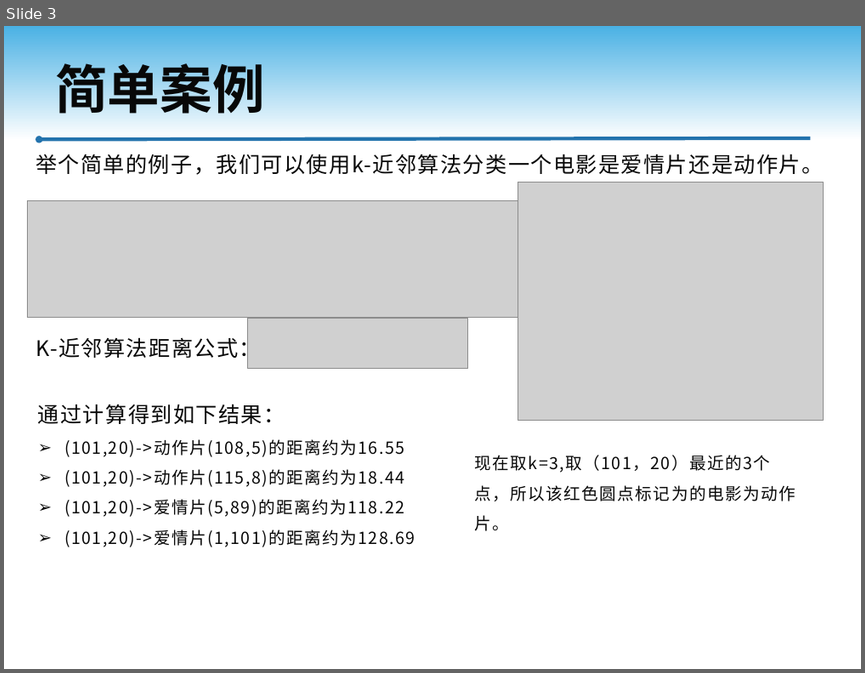
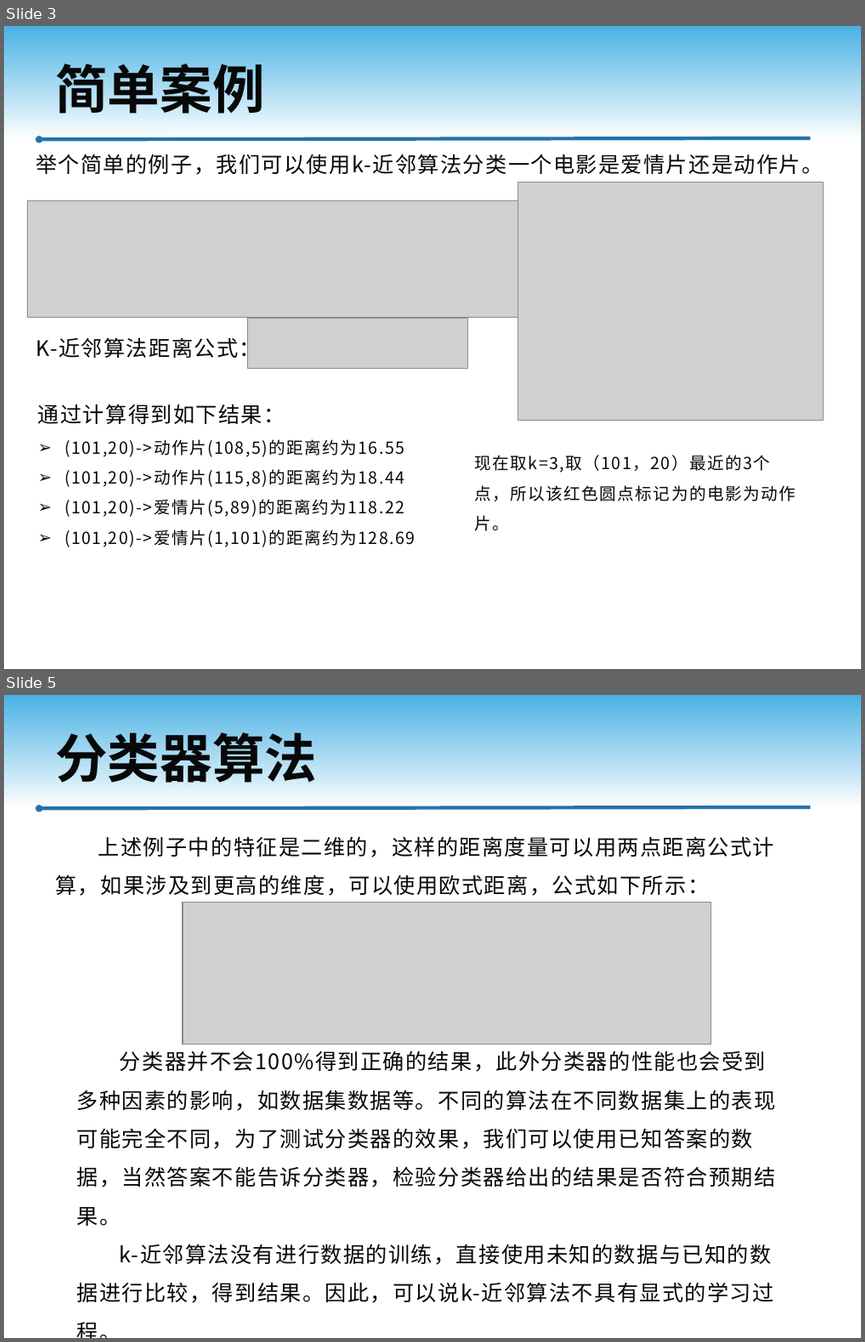
Before and after one commit to RingoTangs/machine-learning, a slide deck: KNN/KNN.pptx. Shown one above the other, each under a label of ours: slide 3 before the commit, slides 3 and 5 after it; the slides between them are not shown. The pictures are 865x673 and 865x1342 pixels, drawn with LibreOffice and Linux fonts; fonts in the diff are those of the drawing; grey boxes stand for pictures; background and template pictures are left out. Boxes give left, top, right and bottom in pixels: in the first picture for what was removed or moved away, otherwise in the second. Text is boxed around its words. In the diff, an @@ line names an element or a change of style, - is before the commit and + after.

```diff
--- a/KNN/KNN.pptx
+++ b/KNN/KNN.pptx
@@ slide 5 added at (4, 695, 861, 1338), background #FFFFFF; not listed: 2 template elements that a slide beside it also shows @@
@@ title added at (55, 732, 317, 791), 44 pt, text #080808, bold @@
+分类器算法
@@ text added at (55, 836, 774, 896), 18 pt, text #080808 @@
+上述例子中的特征是二维的，这样的距离度量可以用两点距离公式计算，如果涉及到更高的维度，可以使用欧式距离，公式如下所示：
@@ picture added at (182, 902, 711, 1044) @@
@@ text added at (77, 1050, 776, 1303), 18 pt, text #080808 @@
+分类器并不会100%得到正确的结果，此外分类器的性能也会受到多种因素的影响，如数据集数据等。不同的算法在不同数据集上的表现可能完全不同，为了测试分类器的效果，我们可以使用已知答案的数据，当然答案不能告诉分类器，检验分类器给出的结果是否符合预期结果。
+k-近邻算法没有进行数据的训练，直接使用未知的数据与已知的数据进行比较，得到结果。因此，可以说k-近邻算法不具有显式的学习过程。
```
Also in this commit, not shown: 1 slide changed, 1 other slide added, 2 other files.
